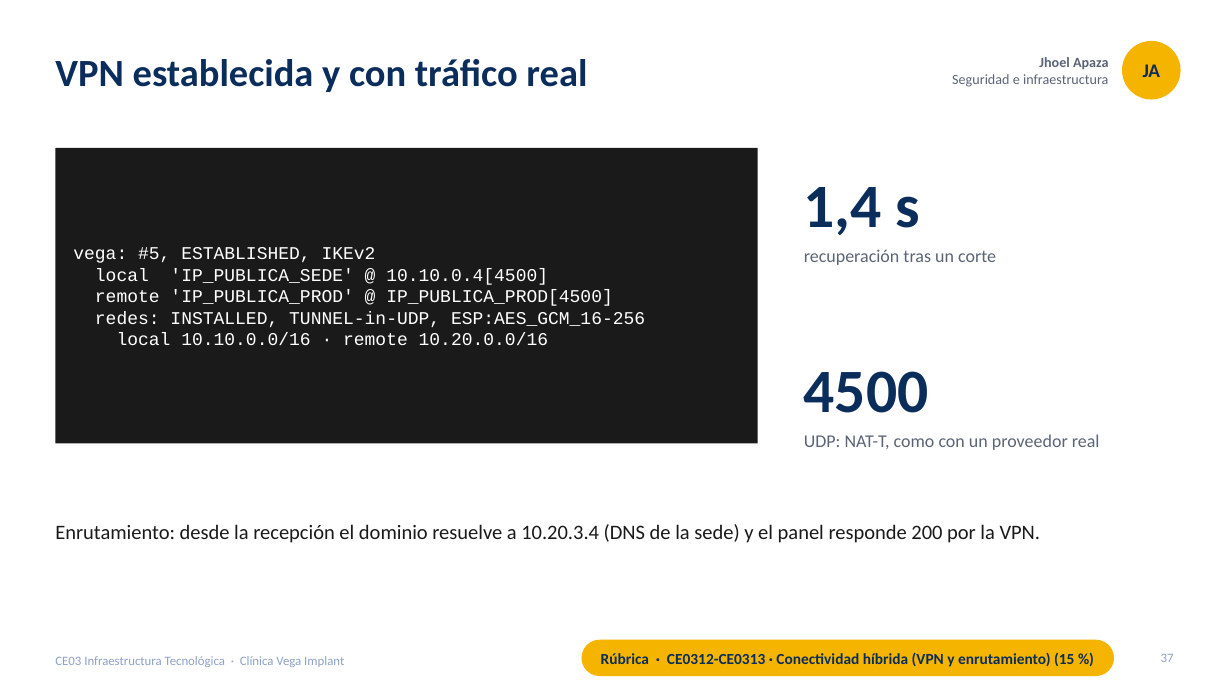
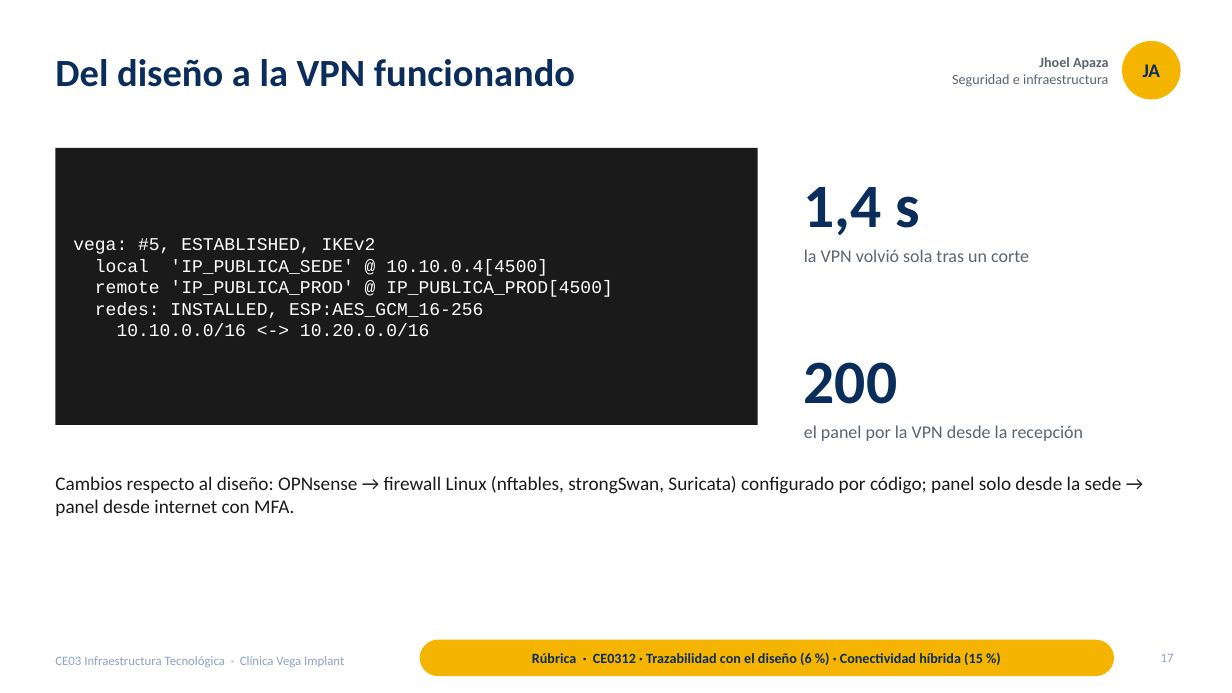
Before and after one commit to francalizaya266-sudo/venga-implantes, a slide deck: slide 17 of docs/entregables/CE03-infraestructura/presentaciones/CE03-Infraestructura-Tecnologica.pptx (slide 37 before the commit). Drawn at 1232x693 pixels with LibreOffice and Linux fonts; fonts in the diff are those of the drawing. Boxes give left, top, right and bottom in pixels: in the first picture for what was removed or moved away, otherwise in the second. Text is boxed around its words. In the diff, an @@ line names an element or a change of style, - is before the commit and + after.

```diff
--- a/docs/entregables/CE03-infraestructura/presentaciones/CE03-Infraestructura-Tecnologica.pptx
+++ b/docs/entregables/CE03-infraestructura/presentaciones/CE03-Infraestructura-Tecnologica.pptx
@@ title at (55,59,575,87): text changed @@
-VPN establecida y con tráfico real
+Del diseño a la VPN funcionando
@@ rectangle "vega: #5, ESTABLISHED, IKEv2": place and size @@
-rectangle "vega: #5, ESTABLISHED, IKEv2" at (55,148,758,444)
+rectangle "vega: #5, ESTABLISHED, IKEv2" at (55,148,758,425)
@@ text at (804,249,1029,262): text changed @@
-recuperación tras un corte
+la VPN volvió sola tras un corte
@@ text in rectangle at (95,302,483,336): text changed @@
-redes: INSTALLED, TUNNEL-in-UDP, ESP:AES_GCM_16-256
-local 10.10.0.0/16 · remote 10.20.0.0/16
+redes: INSTALLED, ESP:AES_GCM_16-256
+10.10.0.0/16 <-> 10.20.0.0/16
@@ text at (804,362,897,404): text changed @@
-4500
+200
@@ text at (804,425,1084,441): text changed @@
-UDP: NAT-T, como con un proveedor real
+el panel por la VPN desde la recepción
@@ text at (55,476,1122,516): text changed; size 16 to 15 pt @@
-Enrutamiento: desde la recepción el dominio resuelve a 10.20.3.4 (DNS de la sede) y el panel responde 200 por la VPN.
+Cambios respecto al diseño: OPNsense → firewall Linux (nftables, strongSwan, Suricata) configurado por código; panel solo desde la sede → panel desde internet con MFA.
@@ text "Cambios respecto al diseño: OPNsense ..." at (55,476,1122,516): vertical alignment middle to top @@
@@ rounded rectangle: place and size @@
-rounded rectangle at (582,640,1114,676)
+rounded rectangle at (421,640,1114,676)
@@ text at (532,652,983,665): text changed; size 12 to 11 pt @@
-Rúbrica · CE0312-CE0313 · Conectividad híbrida (VPN y enrutamiento) (15 %)
+Rúbrica · CE0312 · Trazabilidad con el diseño (6 %) · Conectividad híbrida (15 %)
@@ page number at (1161,654,1174,662): text changed @@
-37
+17
```
Also in this commit, not shown: 22 other slides changed, 1 slide added, 31 slides removed, 3 other files.
